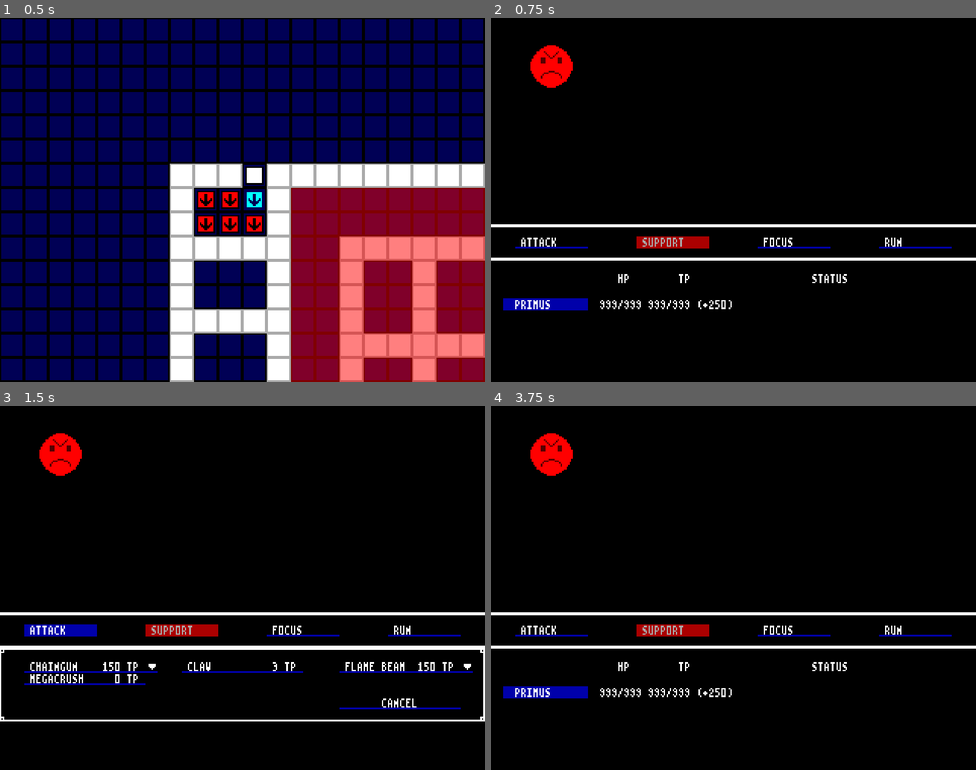
Above: before the commit, frames 1-4 (two rows, left to right).
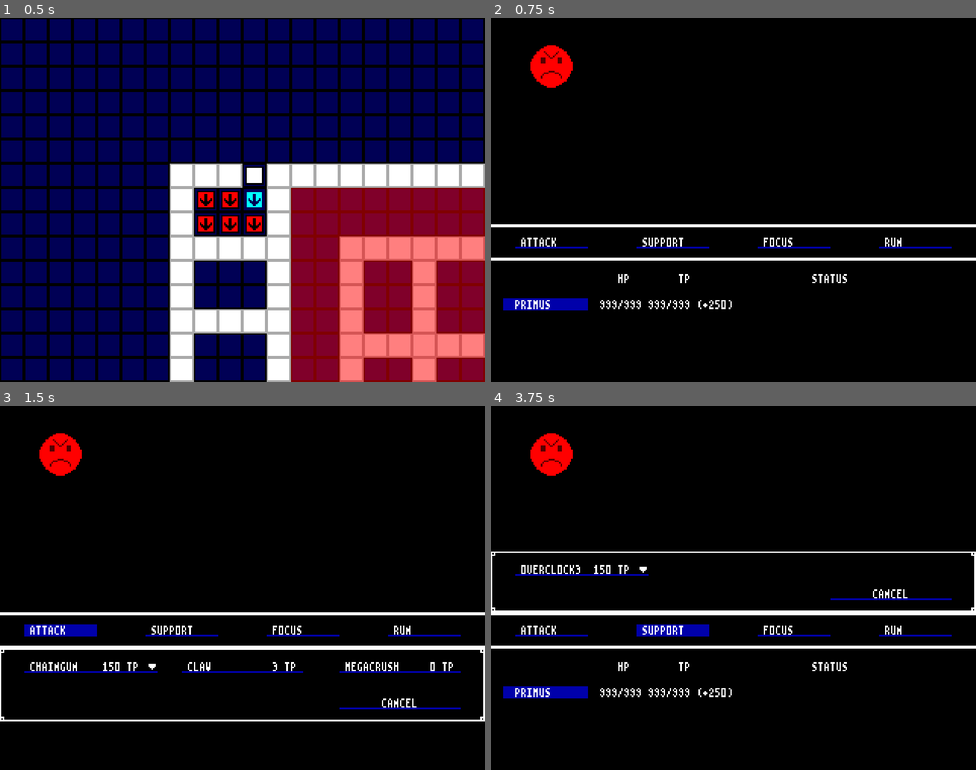
Above: after the commit, the same moments.

Repository: BeamBrain1/Morphose
Game: Godot game, scene res://Scenes/Global/root.tscn
The game is run twice, just before and just after one commit, with the same random seed, the same clock (stepped at 60 frames per second) and the same inputs. Sound files missing from this copy of the repository are replaced by a short silence.
Inputs (mouse positions are in pixels of both pictures, inside the frame that each line leads up to):
- Up to frame 1 (0.5 s): no input
- Up to frame 2 (0.75 s): tap Enter (overworld_interact) at 0.5, 0.6 s; move the mouse to (840, 181) at 0.52 s; hold Right (right) from 0.53 s (still down)
- Up to frame 3 (1.5 s): release Right (right) at 1.25 s; click "ATTACK" at 1.25 s
- Up to frame 4 (3.75 s): click "FOCUS" at 2 s; tap Space at 2.75 s; move the mouse to (636, 606) at 2.77 s; hold Down (down) 2.78-3.5 s; click (636, 606) at 2.85 s; click (675, 631) at 3.5 s, where only the run after the commit has a clickable "SUPPORT"

Frame 1 is identical in both runs. In frame 2, 0.5% of the frame differs, in the area x 30-45%, y 60-64%; in frame 3, 0.9%; in frame 4, 2.0%, in the area x 0-100%, y 40-64%.

Commit message:
Daily backup

Diff:
--- a/Scenes/Battle/Combatant.gd
+++ b/Scenes/Battle/Combatant.gd
@@ -367,8 +367,8 @@
 	for status_effect in [STATUS_EFFECT.REGEN, STATUS_EFFECT.SHARPENED, STATUS_EFFECT.HARDENED, STATUS_EFFECT.KEEN, STATUS_EFFECT.ENERGIZED, STATUS_EFFECT.FOCUSED]:
 		if randi() % 2 == 0:
 			if getStatusEffectFromEnumType(status_effect) > 0:
-				shedBuffIfNotSelfAppliedThisTurn(status_effect)
-				pushBattleMessage(getName() + " lost 1 " + getPositiveStatusEffectString(status_effect) + ".")
+				if shedBuffIfNotSelfAppliedThisTurn(status_effect):
+					pushBattleMessage(getName() + " loses 1 " + getPositiveStatusEffectString(status_effect) + ".")
 
 
 func shedNegativeStatusEffects() -> void:
@@ -386,23 +386,32 @@
 					successful_sheds += 1
 					shedDebuff(status_effect)
 			if successful_sheds != 0:
-				pushBattleMessage(getName() + " shed " + str(successful_sheds) + " " + getNegativeStatusEffectString(status_effect) + ".")
+				pushBattleMessage(getName() + " sheds " + str(successful_sheds) + " " + getNegativeStatusEffectString(status_effect) + ".")
 
 
 # A character can only shed a buff at the end of turn if they did not self-apply stacks of it
-func shedBuffIfNotSelfAppliedThisTurn(status_effect: STATUS_EFFECT) -> void:
-	if status_effect == STATUS_EFFECT.REGEN and not buffed_regen_on_own_turn:
-		adjustStatusEffectFromEnumType(status_effect, -1)
-	elif status_effect == STATUS_EFFECT.SHARPENED and not buffed_sharpened_on_own_turn:
-		adjustStatusEffectFromEnumType(status_effect, -1)
-	elif status_effect == STATUS_EFFECT.HARDENED and not buffed_hardened_on_own_turn:
-		adjustStatusEffectFromEnumType(status_effect, -1)
-	elif status_effect == STATUS_EFFECT.KEEN and not buffed_keen_on_own_turn:
-		adjustStatusEffectFromEnumType(status_effect, -1)
-	elif status_effect == STATUS_EFFECT.ENERGIZED and not buffed_energized_on_own_turn:
-		adjustStatusEffectFromEnumType(status_effect, -1)
-	elif status_effect == STATUS_EFFECT.FOCUSED and not buffed_focused_on_own_turn:
-		adjustStatusEffectFromEnumType(status_effect, -1)
+# Returns true if the buff is shed
+func shedBuffIfNotSelfAppliedThisTurn(status_effect: STATUS_EFFECT) -> bool:
+	if getStatusEffectFromEnumType(status_effect) > 0:
+		if status_effect == STATUS_EFFECT.REGEN and not buffed_regen_on_own_turn:
+			adjustStatusEffectFromEnumType(status_effect, -1)
+			return true
+		elif status_effect == STATUS_EFFECT.SHARPENED and not buffed_sharpened_on_own_turn:
+			adjustStatusEffectFromEnumType(status_effect, -1)
+			return true
+		elif status_effect == STATUS_EFFECT.HARDENED and not buffed_hardened_on_own_turn:
+			adjustStatusEffectFromEnumType(status_effect, -1)
+			return true
+		elif status_effect == STATUS_EFFECT.KEEN and not buffed_keen_on_own_turn:
+			adjustStatusEffectFromEnumType(status_effect, -1)
+			return true
+		elif status_effect == STATUS_EFFECT.ENERGIZED and not buffed_energized_on_own_turn:
+			adjustStatusEffectFromEnumType(status_effect, -1)
+			return true
+		elif status_effect == STATUS_EFFECT.FOCUSED and not buffed_focused_on_own_turn:
+			adjustStatusEffectFromEnumType(status_effect, -1)
+			return true
+	return false
 
 
 # A character can only shed a debuff at the end of turn if they did not self-apply stacks of it
@@ -592,17 +601,17 @@
 		pushStatusChangesBattleMessages(accumulated_burn_stacks * -1, accumulated_tranqed_stacks * -1, accumulated_acid_stacks * -1, accumulated_blind_stacks * -1, accumulated_slimed_stacks * -1, accumulated_rage_stacks * -1)
 
 		if accumulated_burn_stacks != 0:
-			pushBattleMessage("Suffers " + str(accumulated_burn_stacks) + getNegativeStatusEffectString(Combatant.STATUS_EFFECT.REGEN) + ".")
+			pushBattleMessage("Suffers " + str(accumulated_burn_stacks) + " " + getNegativeStatusEffectString(Combatant.STATUS_EFFECT.REGEN) + ".")
 		if accumulated_tranqed_stacks != 0:
-			pushBattleMessage("Suffers " + str(accumulated_tranqed_stacks) + getNegativeStatusEffectString(Combatant.STATUS_EFFECT.SHARPENED) + ".")
+			pushBattleMessage("Suffers " + str(accumulated_tranqed_stacks) + " " + getNegativeStatusEffectString(Combatant.STATUS_EFFECT.SHARPENED) + ".")
 		if accumulated_acid_stacks != 0:
-			pushBattleMessage("Suffers " + str(accumulated_acid_stacks) + getNegativeStatusEffectString(Combatant.STATUS_EFFECT.HARDENED) + ".")
+			pushBattleMessage("Suffers " + str(accumulated_acid_stacks) + " " + getNegativeStatusEffectString(Combatant.STATUS_EFFECT.HARDENED) + ".")
 		if accumulated_blind_stacks != 0:
-			pushBattleMessage("Suffers " + str(accumulated_blind_stacks) + getNegativeStatusEffectString(Combatant.STATUS_EFFECT.KEEN) + ".")
+			pushBattleMessage("Suffers " + str(accumulated_blind_stacks) + " " + getNegativeStatusEffectString(Combatant.STATUS_EFFECT.KEEN) + ".")
 		if accumulated_slimed_stacks != 0:
-			pushBattleMessage("Suffers " + str(accumulated_slimed_stacks) + getNegativeStatusEffectString(Combatant.STATUS_EFFECT.ENERGIZED) + ".")
+			pushBattleMessage("Suffers " + str(accumulated_slimed_stacks) + " " + getNegativeStatusEffectString(Combatant.STATUS_EFFECT.ENERGIZED) + ".")
 		if accumulated_rage_stacks != 0:
-			pushBattleMessage("Suffers " + str(accumulated_rage_stacks) + getNegativeStatusEffectString(Combatant.STATUS_EFFECT.FOCUSED) + ".")
+			pushBattleMessage("Suffers " + str(accumulated_rage_stacks) + " " + getNegativeStatusEffectString(Combatant.STATUS_EFFECT.FOCUSED) + ".")
 
 	# Reset accumulated received attack stats
 	var damage_received = accumulated_damage
@@ -620,34 +629,34 @@
 
 func pushStatusChangesBattleMessages(regen_stacks: int, sharpened_stacks: int, hardened_stacks: int, keen_stacks: int, energized_stacks: int, focused_stacks: int) -> void:
 	if regen_stacks > 0:
-		pushBattleMessage("Gains " + str(regen_stacks) + getPositiveStatusEffectString(Combatant.STATUS_EFFECT.REGEN) + ".")
+		pushBattleMessage("Gains " + str(regen_stacks) + " " + getPositiveStatusEffectString(Combatant.STATUS_EFFECT.REGEN) + ".")
 	elif regen_stacks < 0:
-		pushBattleMessage("Suffers " + str(regen_stacks * -1) + getNegativeStatusEffectString(Combatant.STATUS_EFFECT.REGEN) + ".")
+		pushBattleMessage("Suffers " + str(regen_stacks * -1) + " " +getNegativeStatusEffectString(Combatant.STATUS_EFFECT.REGEN) + ".")
 
 	if sharpened_stacks > 0:
-		pushBattleMessage("Gains " + str(sharpened_stacks) + getPositiveStatusEffectString(Combatant.STATUS_EFFECT.SHARPENED) + ".")
+		pushBattleMessage("Gains " + str(sharpened_stacks) + " " +getPositiveStatusEffectString(Combatant.STATUS_EFFECT.SHARPENED) + ".")
 	elif sharpened_stacks < 0:
-		pushBattleMessage("Suffers " + str(sharpened_stacks * -1) + getNegativeStatusEffectString(Combatant.STATUS_EFFECT.SHARPENED) + ".")
+		pushBattleMessage("Suffers " + str(sharpened_stacks * -1) + " " +getNegativeStatusEffectString(Combatant.STATUS_EFFECT.SHARPENED) + ".")
 
 	if hardened_stacks > 0:
-		pushBattleMessage("Gains " + str(hardened_stacks) + getPositiveStatusEffectString(Combatant.STATUS_EFFECT.HARDENED) + ".")
+		pushBattleMessage("Gains " + str(hardened_stacks) + " " +getPositiveStatusEffectString(Combatant.STATUS_EFFECT.HARDENED) + ".")
 	elif hardened_stacks < 0:
-		pushBattleMessage("Suffers " + str(hardened_stacks * -1) + getNegativeStatusEffectString(Combatant.STATUS_EFFECT.HARDENED) + ".")
+		pushBattleMessage("Suffers " + str(hardened_stacks * -1) + " " +getNegativeStatusEffectString(Combatant.STATUS_EFFECT.HARDENED) + ".")
 
 	if keen_stacks > 0:
-		pushBattleMessage("Gains " + str(keen_stacks) + getPositiveStatusEffectString(Combatant.STATUS_EFFECT.KEEN) + ".")
+		pushBattleMessage("Gains " + str(keen_stacks) + " " +getPositiveStatusEffectString(Combatant.STATUS_EFFECT.KEEN) + ".")
 	elif keen_stacks < 0:
-		pushBattleMessage("Suffers " + str(keen_stacks * -1) + getNegativeStatusEffectString(Combatant.STATUS_EFFECT.KEEN) + ".")
+		pushBattleMessage("Suffers " + str(keen_stacks * -1) + " " +getNegativeStatusEffectString(Combatant.STATUS_EFFECT.KEEN) + ".")
 
 	if energized_stacks > 0:
-		pushBattleMessage("Gains " + str(energized_stacks) + getPositiveStatusEffectString(Combatant.STATUS_EFFECT.ENERGIZED) + ".")
+		pushBattleMessage("Gains " + str(energized_stacks) + " " +getPositiveStatusEffectString(Combatant.STATUS_EFFECT.ENERGIZED) + ".")
 	elif energized_stacks < 0:
-		pushBattleMessage("Suffers " + str(energized_stacks * -1) + getNegativeStatusEffectString(Combatant.STATUS_EFFECT.ENERGIZED) + ".")
+		pushBattleMessage("Suffers " + str(energized_stacks * -1) + " " +getNegativeStatusEffectString(Combatant.STATUS_EFFECT.ENERGIZED) + ".")
 
 	if focused_stacks > 0:
-		pushBattleMessage("Gains " + str(focused_stacks) + getPositiveStatusEffectString(Combatant.STATUS_EFFECT.FOCUSED) + ".")
+		pushBattleMessage("Gains " + str(focused_stacks) + " " +getPositiveStatusEffectString(Combatant.STATUS_EFFECT.FOCUSED) + ".")
 	elif focused_stacks < 0:
-		pushBattleMessage("Suffers " + str(focused_stacks * -1) + getNegativeStatusEffectString(Combatant.STATUS_EFFECT.FOCUSED) + ".")
+		pushBattleMessage("Suffers " + str(focused_stacks * -1) + " " +getNegativeStatusEffectString(Combatant.STATUS_EFFECT.FOCUSED) + ".")
 
 
 # Final amount of debuff stacks applied after factoring in Immunity blueprint (if present) and crit
--- a/Scenes/Global/Tables/party_member_table.gd
+++ b/Scenes/Global/Tables/party_member_table.gd
@@ -32,7 +32,7 @@
 		primus.installBlueprint(Blueprint.getBlueprintFromGlobalList("MegaCrush", 1), true)
 		primus.installBlueprint(Blueprint.getBlueprintFromGlobalList("Claw", 1), true)
 		primus.installBlueprint(Blueprint.getBlueprintFromGlobalList("Auto Rifle", 3), true)
-		primus.installBlueprint(Blueprint.getBlueprintFromGlobalList("Flame Spit", 3), true)
+		primus.installBlueprint(Blueprint.getBlueprintFromGlobalList("Overclock", 3), true)
 
 	defector = PartyMember.new()
 	defector.name = PartyMember.PARTY_MEMBER_DEFECTOR_NAME
Binary file changed: Fonts/Morphont.ttf
Binary file changed: Fonts/morphont.png
Binary file added: Fonts/morphont_alt.png
Not shown, added: Fonts/morphont_alt.png.import
